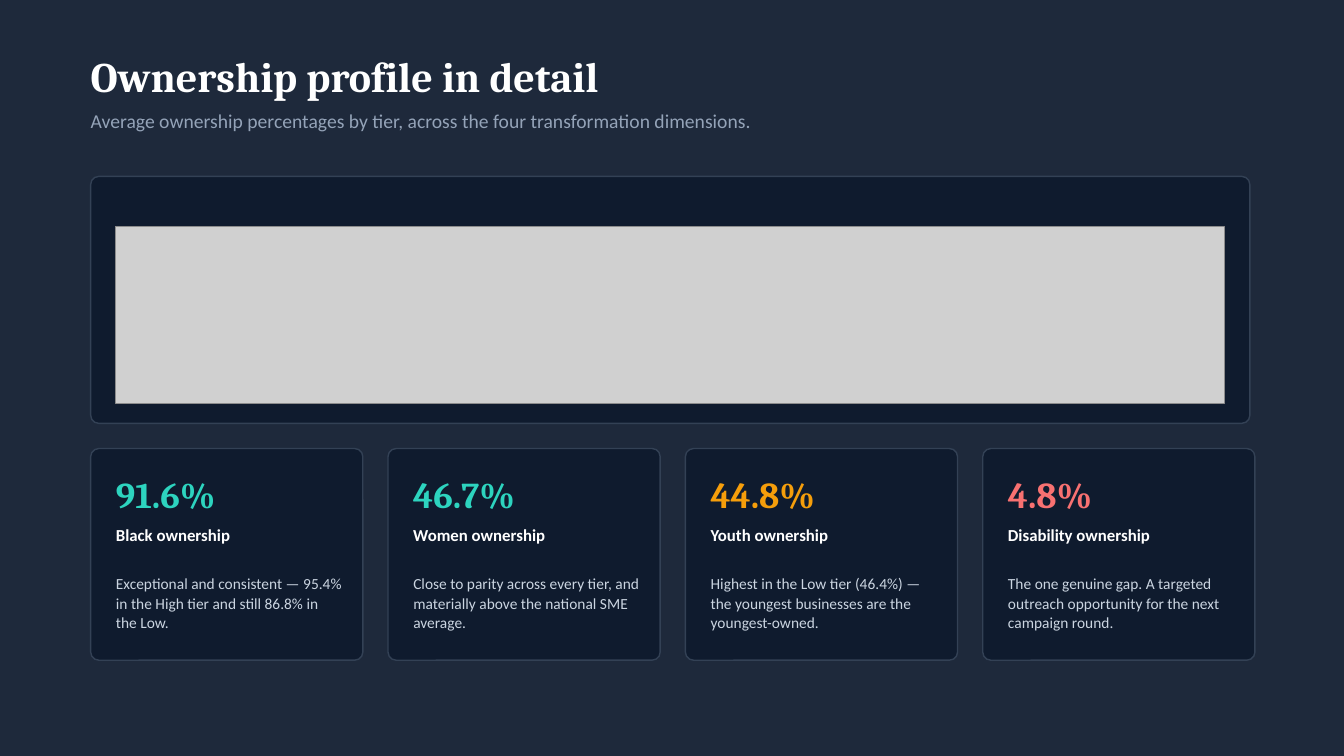
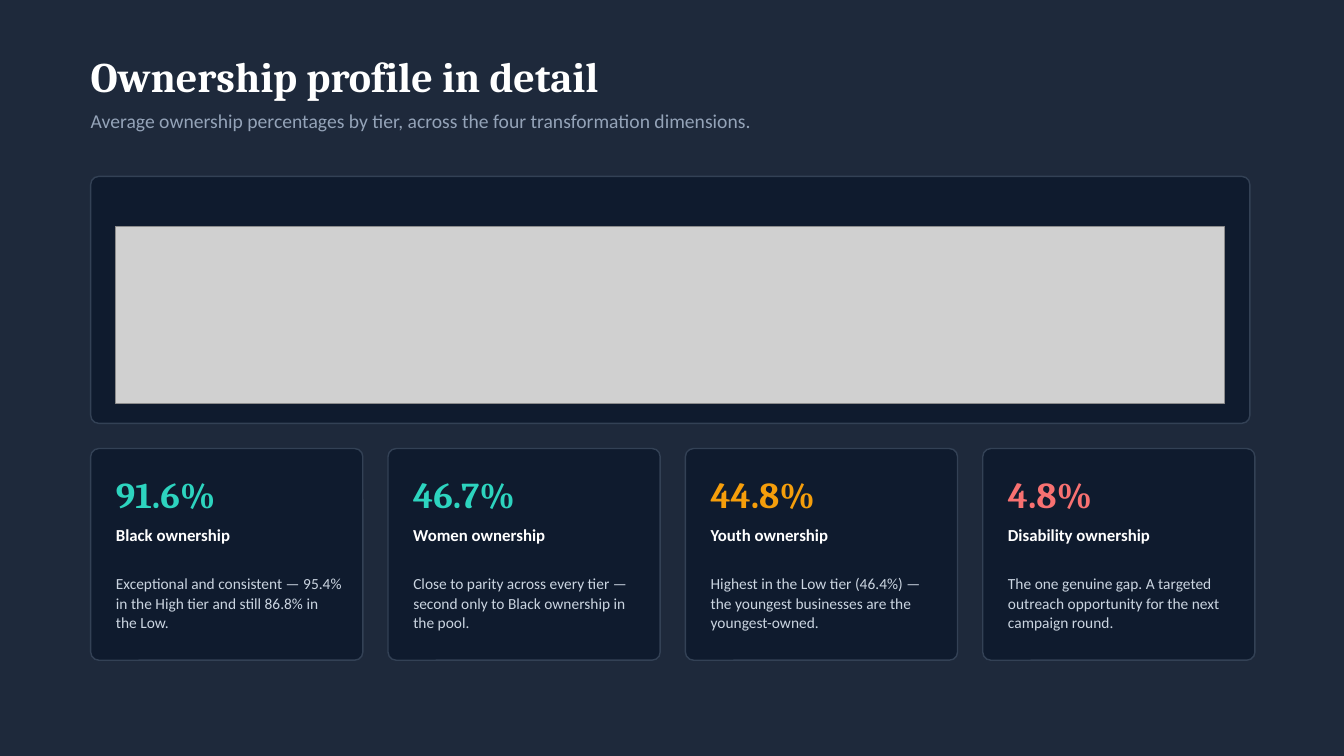
Before and after one commit to MainDevWork/SME_Capital_Funding_Optimization, a slide deck: slide 9 of Documents/Reports/Insights_&_Actionable_Decisions.pptx. Drawn at 1344x756 pixels with LibreOffice and Linux fonts; fonts in the diff are those of the drawing; grey boxes stand for pictures. Boxes give left, top, right and bottom in pixels: in the first picture for what was removed or moved away, otherwise in the second. Text is boxed around its words. In the diff, an @@ line names an element or a change of style, - is before the commit and + after.

```diff
--- a/Documents/Reports/Insights_&_Actionable_Decisions.pptx
+++ b/Documents/Reports/Insights_&_Actionable_Decisions.pptx
@@ text at (413, 578, 626, 631): text changed @@
-Close to parity across every tier, and materially above the national SME average.
+Close to parity across every tier — second only to Black ownership in the pool.
```
Also in this commit, not shown: 8 other slides changed, 2 other files.
